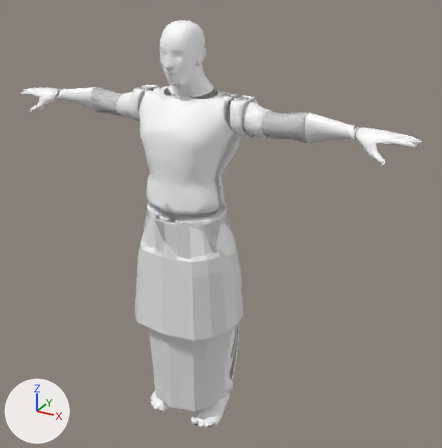
The glTF model public/assets/gen/characters/body_m.glb as it was, and as the next commit left it.
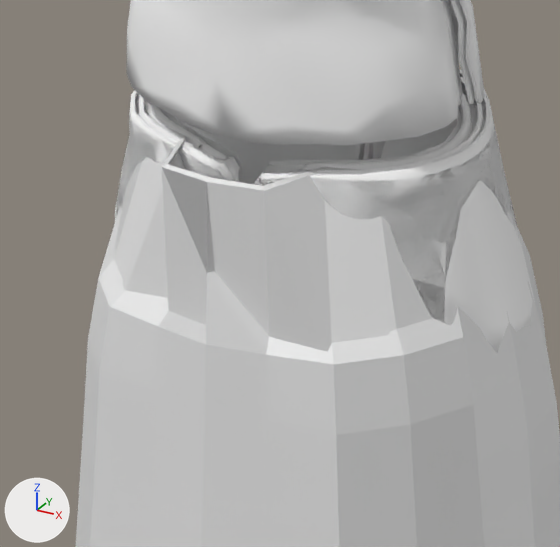
The first picture shows the older version from a camera (50 mm lens) standing at (1.31, -2.07, 2.04) and looking at (0.12, 0.1, 0.95). The close-ups show the older and then the newer version on the part from 27% to 55% of the width and 41% to 67% of the height of that picture. Only the edits that show in the close-ups are written down. The lights are fixed; the arrows at lower left show +X, +Y and +Z. Vertices at exactly the same position are counted once.

Names of what the first close-up shows: 'body_hi', 'body_lo', 'shell_bot_loose', 'shell_bot_shorts', 'shell_bot_trousers', 'shell_top_j', 'shell_top_l', 'shell_top_t', 'shell_top_u', 'skirt_knee', 'skirt_wrap', 'skirt_wrapknee' and 1 more.
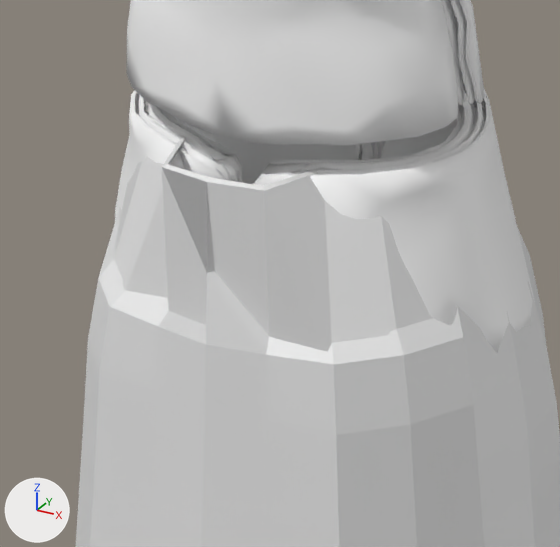
Patch to the scene script:
```diff
--- a/public/assets/gen/characters/body_m.glb.py
+++ b/public/assets/gen/characters/body_m.glb.py
@@ me_shell_bot_loose @@
 # used by ob_shell_bot_loose; location = (0.0, 0.0, 0.0)
-me_shell_bot_loose.from_pydata(...)  # 1165 vertices, 1938 faces; spans x -0.182..0.182, y -0.122..0.181, z 0.077..1.039
+me_shell_bot_loose.from_pydata(...)  # 1179 vertices, 1962 faces; spans x -0.182..0.182, y -0.103..0.181, z 0.077..1.039
+# me_shell_bot_loose part 1: 272 vertices moved from x -0.182..0.182, y -0.122..0.163, z 0.864..1.039 to x -0.182..0.182, y -0.103..0.154, z 0.86..1.039; 31 vertices removed from x -0.182..0.182, y -0.122..0.071, z 0.941..1.038; 45 vertices added at x -0.182..0.182, y -0.098..0.067, z 0.933..1.038
 me_shell_bot_loose.materials.append(mat_defaultmaterial_003)
@@ me_shell_bot_shorts @@
 # used by ob_shell_bot_shorts; location = (0.0, 0.0, 0.0)
-me_shell_bot_shorts.from_pydata(...)  # 641 vertices, 1038 faces; spans x -0.182..0.182, y -0.112..0.154, z 0.726..1.039
+me_shell_bot_shorts.from_pydata(...)  # 627 vertices, 1018 faces; spans x -0.182..0.182, y -0.098..0.147, z 0.726..1.039
+# me_shell_bot_shorts part 2: 275 vertices moved from x -0.182..0.182, y -0.112..0.154, z 0.888..1.039 to x -0.182..0.182, y -0.098..0.147, z 0.886..1.039; 37 vertices removed from x -0.182..0.182, y -0.108..0.011, z 0.909..1.02; 23 vertices added at x -0.182..0.182, y -0.098..0.009, z 0.91..1.018
 me_shell_bot_shorts.materials.append(mat_defaultmaterial_004)
```

Pixel boxes [x1, y1, x2, y2] of what changed, in the close-ups (560 x 547 px; the box of a moved part takes in the faces that stretch with it):
'shell_bot_loose', reshaped (mostly hidden)
    before: [116, 95, 522, 323]
    after: [370, 143, 374, 159]
'shell_bot_shorts', reshaped (not visible afterwards)
    before: [144, 93, 478, 181]
part 1 of me_shell_bot_loose, moved or reshaped (not visible afterwards)
    before: [116, 96, 518, 323]
